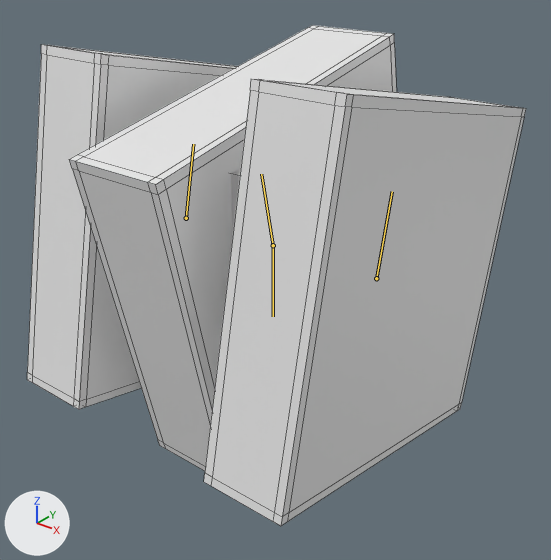
The FBX model Assets/Models/CubesAnimated/Sandwich_Cube.fbx as it was, and as the next commit left it.
Before and after are seen from a 50 mm camera at (1.346, -1.672, 0.924) aimed at (0.034, -0.031, -0.093). Lighting does not change. The marker at lower left points along +X, +Y and +Z. Both versions are drawn at frame 59 of the action 'Sandwich_Cube_01'; the numbers are the values there. The bones that bend it are drawn over the model as lines. Mesh edges are drawn as thin lines.

In view in the first picture: 'Sandwich_Cube'.
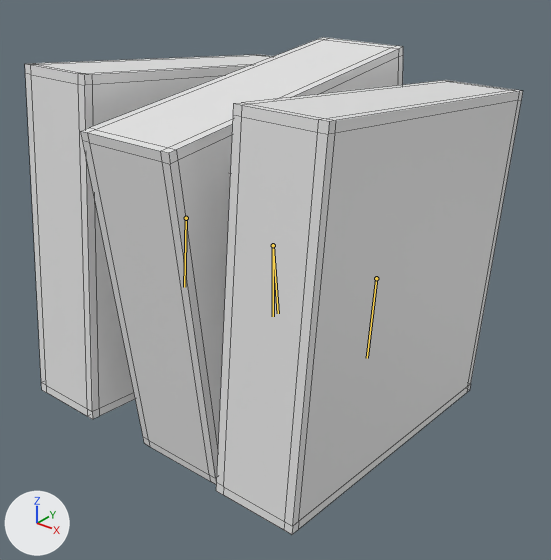
What changed in the scene script:
```text
Change bone_bone_001:
    where bone_bone_001 = bpy.data.objects['Armature.006'].pose.bones['Bone.001']  # child of 'Bone'
    bone_bone_001.rotation_quaternion: (-0.995, -0.105, 0.0, 0.0) -> (0.052, -0.999, 0.0, 0.0)  # degrees (12, 0, 0) -> degrees (-174, 0, 0)
Change bone_bone_002:
    where bone_bone_002 = bpy.data.objects['Armature.006'].pose.bones['Bone.002']  # child of 'Bone'
    bone_bone_002.rotation_quaternion: (-0.995, 0.105, 0.0, 0.0) -> (0.052, 0.999, 0.0, 0.0)  # degrees (-12, 0, 0) -> degrees (174, 0, 0)
Change bone_bone_003:
    where bone_bone_003 = bpy.data.objects['Armature.006'].pose.bones['Bone.003']  # child of 'Bone'
    bone_bone_003.rotation_quaternion: (-0.995, 0.105, 0.0, 0.0) -> (0.052, 0.999, 0.0, 0.0)  # degrees (-12, 0, 0) -> degrees (174, 0, 0)
```

Location of each change, (x1, y1, x2, y2) in pixels of the pictures (551 x 560 px):
'Sandwich_Cube', posed: before (27, 25, 526, 526); after (25, 37, 523, 535)
bone 'Bone.001', root to tip: before (273, 245) to (261, 174); after (273, 245) to (278, 313)
bone 'Bone.002', root to tip: before (186, 218) to (193, 144); after (186, 218) to (184, 287)
bone 'Bone.003', root to tip: before (376, 278) to (392, 191); after (376, 278) to (367, 358)
